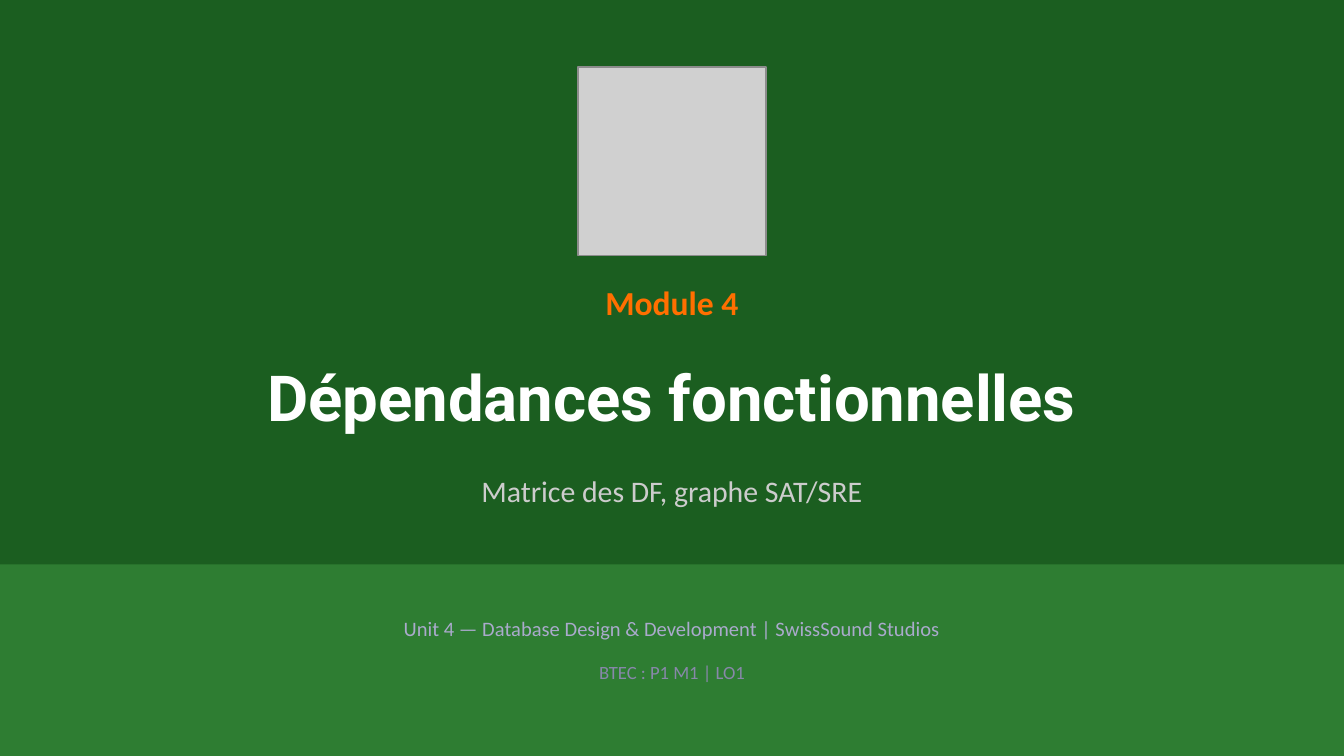
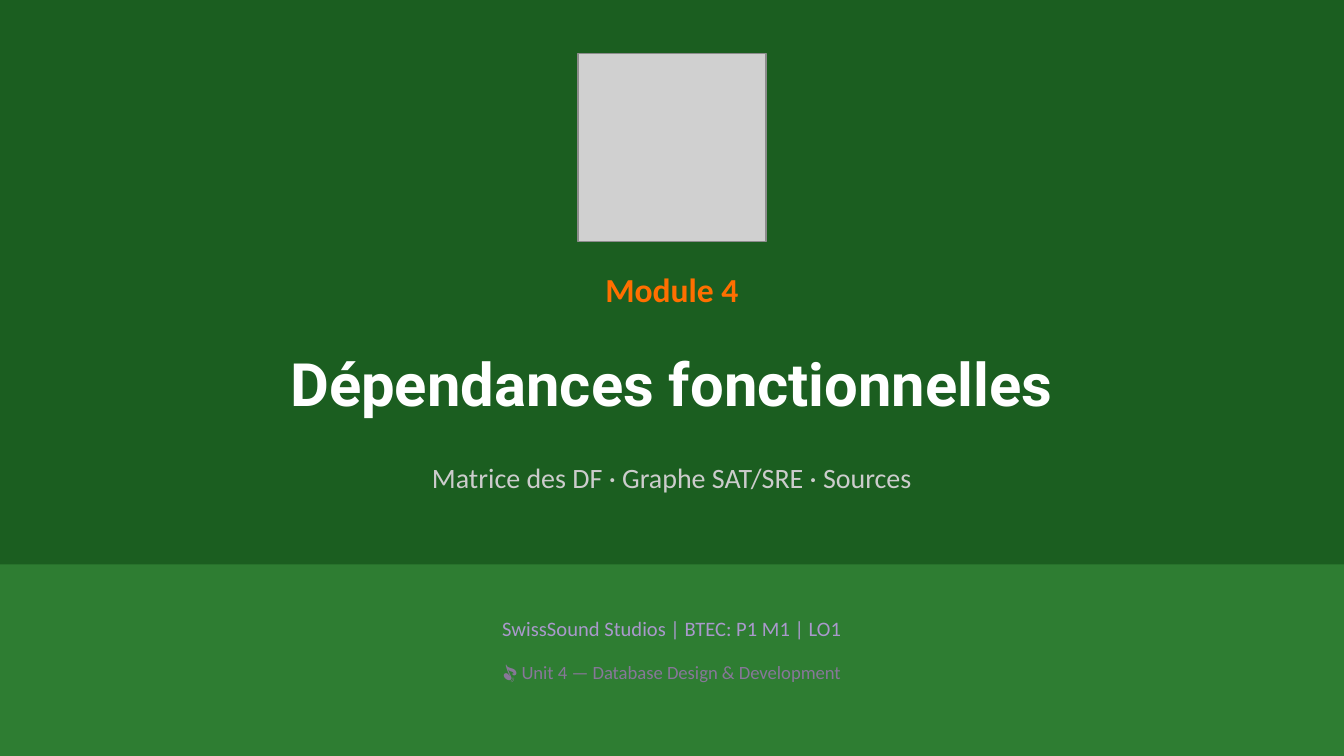
Before and after one commit to mbiTati/unit4_gamifie, a slide deck: slide 1 of pptx/Module04_Dépendances_fonctionnelles.pptx. Drawn at 1344x756 pixels with LibreOffice and Linux fonts; fonts in the diff are those of the drawing; grey boxes stand for pictures. Boxes give left, top, right and bottom in pixels: in the first picture for what was removed or moved away, otherwise in the second. Text is boxed around its words. In the diff, an @@ line names an element or a change of style, - is before the commit and + after.

```diff
--- a/pptx/Module04_Dépendances_fonctionnelles.pptx
+++ b/pptx/Module04_Dépendances_fonctionnelles.pptx
@@ picture: place and size @@
-picture at box(578, 67, 766, 255)
+picture at box(578, 54, 766, 242)
@@ text "Module 4": place and size @@
-text "Module 4" at box(605, 291, 738, 316)
+text "Module 4" at box(605, 278, 738, 303)
@@ text "Dépendances fonctionnelles": place and size @@
-text "Dépendances fonctionnelles" at box(267, 372, 1076, 434)
+text "Dépendances fonctionnelles" at box(290, 360, 1052, 418)
@@ text "Dépendances fonctionnelles" at box(290, 360, 1052, 418): size 34 to 32 pt @@
@@ text at box(432, 468, 911, 493): text changed; size 16 to 15 pt @@
-Matrice des DF, graphe SAT/SRE
+Matrice des DF · Graphe SAT/SRE · Sources
@@ text at box(502, 622, 841, 636): text changed; text colour #AAAACC to #AA99CC @@
-Unit 4 — Database Design & Development | SwissSound Studios
+SwissSound Studios | BTEC: P1 M1 | LO1
@@ text at box(522, 666, 841, 682): text changed; text colour #8888AA to #887799 @@
-BTEC : P1 M1 | LO1
+🎵 Unit 4 — Database Design & Development
```
Also in this commit, not shown: 1 other slide changed, 8 slides added, 5 slides removed, 18 other files.
